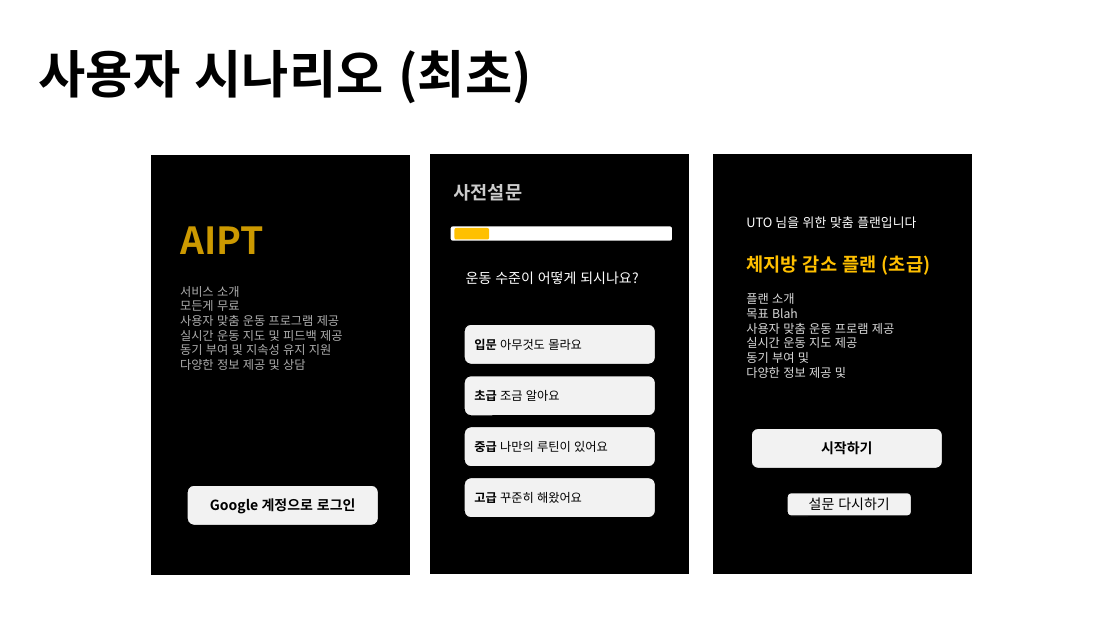
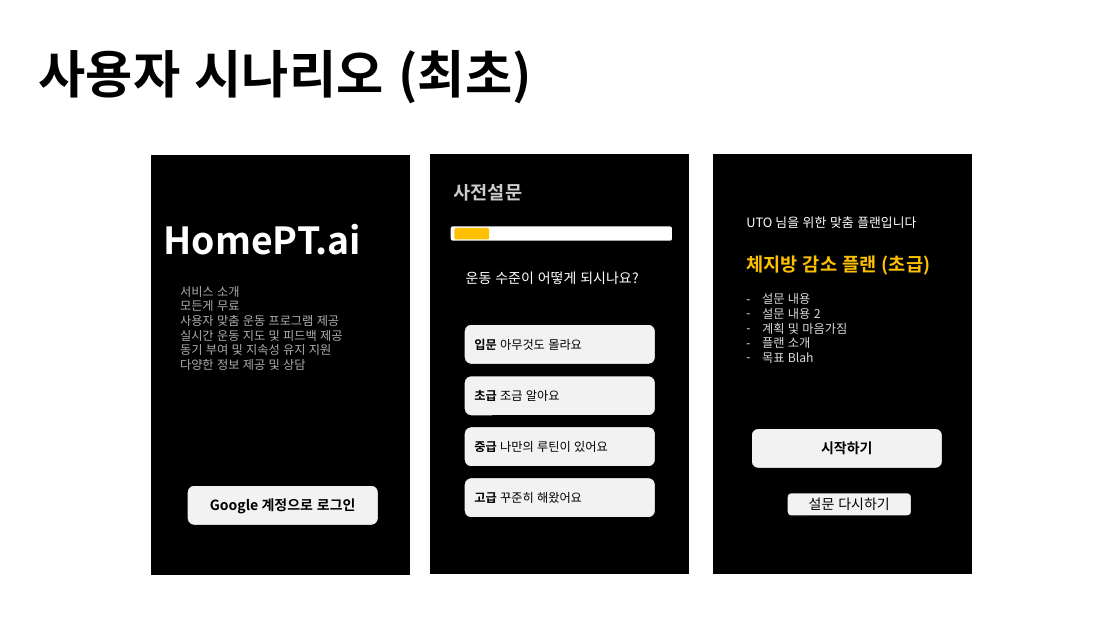
Before and after one commit to Brian-Hong-KR/Gymunity, a slide deck: slide 5 of Doc/프로젝트발표.pptx (slide 4 before the commit). Drawn at 1120x630 pixels with LibreOffice and Linux fonts; fonts in the diff are those of the drawing. Boxes give left, top, right and bottom in pixels: in the first picture for what was removed or moved away, otherwise in the second. Text is boxed around its words. In the diff, an @@ line names an element or a change of style, - is before the commit and + after.

```diff
--- a/Doc/프로젝트발표.pptx
+++ b/Doc/프로젝트발표.pptx
@@ text at <box>164,223,362,255</box>: text changed; text colour #FFC000 at 80% opacity to #FFFFFF @@
-  AIPT
+HomePT.ai
@@ text at <box>762,293,847,334</box>: paragraphs added @@
+  – 설문 내용
+  – 설문 내용 2
+  – 계획 및 마음가짐
@@ text at <box>746,323,894,378</box>: paragraphs removed @@
-  사용자 맞춤 운동 프로램 제공
-  실시간 운동 지도 제공
-  동기 부여 및
-  다양한 정보 제공 및
@@ text at <box>762,337,814,363</box>: bullet none to - @@
```
Also in this commit, not shown: 6 other slides changed, 2 slides added, 29 other files.
